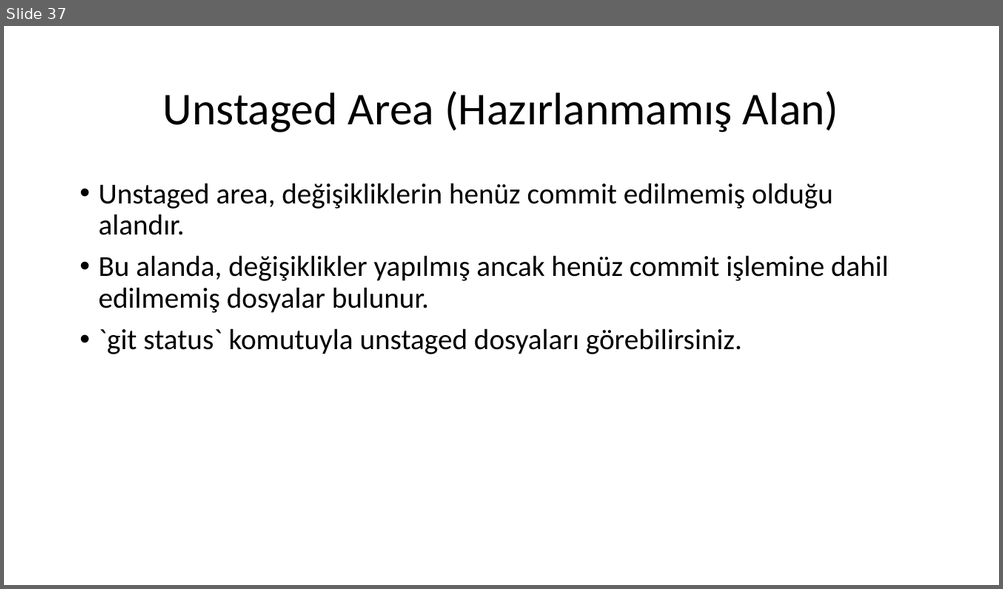
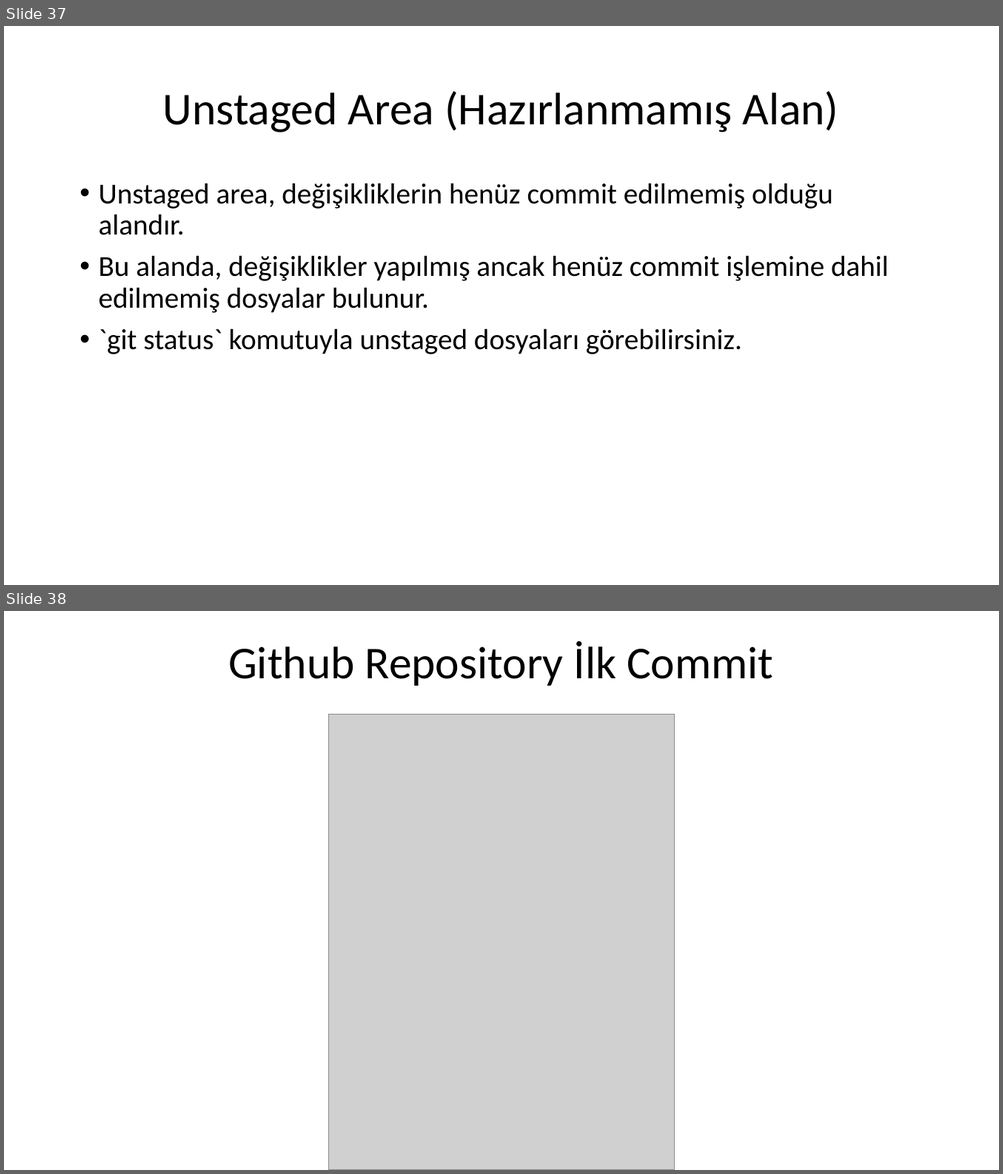
Before and after one commit to tugayayar/devops_project, a slide deck: DevOps Proje Sunusu.pptx. Shown one above the other, each under a label of ours: slide 37 before the commit, slides 37 and 38 after it. The pictures are 1003x589 and 1003x1174 pixels, drawn with LibreOffice and Linux fonts; fonts in the diff are those of the drawing; grey boxes stand for pictures. Boxes give left, top, right and bottom in pixels: in the first picture for what was removed or moved away, otherwise in the second. Text is boxed around its words. In the diff, an @@ line names an element or a change of style, - is before the commit and + after.

```diff
--- a/DevOps Proje Sunusu.pptx
+++ b/DevOps Proje Sunusu.pptx
@@ slide 38 added at <box>4,611,999,1170</box>, background #FFFFFF @@
@@ title added at <box>228,641,773,686</box>, 44 pt, text #000000 @@
+Github Repository İlk Commit
@@ picture added at <box>329,715,674,1170</box> @@
```
Also in this commit, not shown: 1 other slide added, 2 other files.
